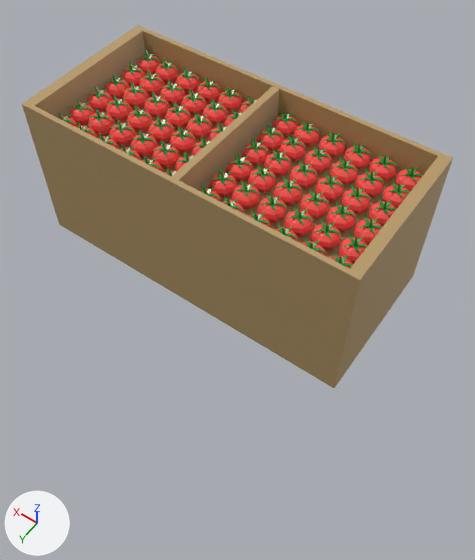
The glTF model public/assets/tomato_box/tomato_box.gltf, before and after one commit.
Both versions are drawn from a 50 mm camera at (-7.2, 4.77, 14.14) aimed at (-0.87, -4.08, 0.22). The axes (+X, +Y, +Z) are drawn at lower left. The lights are the same throughout. Where no turn or scale is listed for an object, it has been applied to the vertices. Vertices at the same position are counted once.

Script lines for the objects in view, before the commit:
```python
me_cube_001 = bpy.data.meshes.new('Cube.001')
me_cube_001.from_pydata(...)  # 24 vertices, 40 faces; spans x -4.62..4.6, y -2.11..2.12, z -3.67..0.56
me_cube_001.materials.append(mat_material_001)  # brown #b99b6a
me_mesh_001 = bpy.data.meshes.new('Mesh.001')
me_mesh_001.from_pydata(...)  # 5004 vertices, 8532 faces; spans x -3.77..0.34, y -0.34..3.57, z 0.0..0.75
me_mesh_001.materials.append(mat_material_002)  # picture img_textures
me_mesh_121 = bpy.data.meshes.new('Mesh.121')
me_mesh_121.from_pydata(...)  # 5004 vertices, 8532 faces; spans x -0.444..0.041, y -0.04..0.421, z 0.0..0.089
me_mesh_121.materials.append(mat_material_002)  # picture img_textures
ob_cube_001 = bpy.data.objects.new('Cube.001', me_cube_001)
ob_cube_001.location = (0.02, -4.98, 3.71)
ob_tomato_001_001 = bpy.data.objects.new('tomato_001.001', me_mesh_001)
ob_tomato_001_001.location = (-0.5, -6.65, 3.28)
ob_tomato_001_035 = bpy.data.objects.new('tomato_001.035', me_mesh_121)
ob_tomato_001_035.location = (3.93, -6.65, 3.28)
ob_tomato_001_035.scale = (8.5, 8.5, 8.5)
```
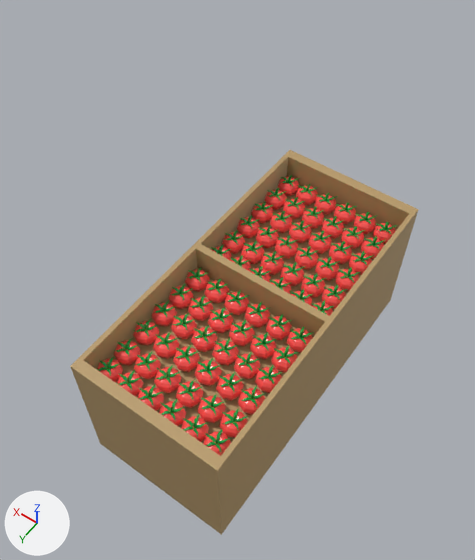
Boxes (x1, y1, x2, y2) around the edits, measured in the pictures (475 x 560 px):
'tomato_001.035', reshaped, moved, turned
    before: (57, 50, 258, 176)
    after: (70, 150, 418, 535)
'Cube.001', deleted (brown)
    before: (22, 25, 453, 388)
'tomato_001.001', deleted
    before: (199, 110, 423, 268)
part 1 of me_mesh_121, added
    after: (211, 246, 232, 260)
part 2 of me_mesh_121, added
    after: (373, 223, 396, 244)
part 3 of me_mesh_121, added
    after: (354, 213, 376, 234)
part 4 of me_mesh_121, added
    after: (334, 204, 356, 224)
part 5 of me_mesh_121, added (brown)
    after: (70, 150, 418, 535)

What changed in the scene script:
```text
Change me_mesh_121:
    used by ob_tomato_001_035; location = (3.93, -6.65, 3.28); scale = (8.5, 8.5, 8.5)
    remove me_mesh_121.from_pydata(...)  # 5004 vertices, 8532 faces; spans x -0.444..0.041, y -0.04..0.421, z 0.0..0.089
    add me_mesh_121.from_pydata(...)  # 10032 vertices, 17104 faces; spans x -1.004..0.08, y -0.052..0.446, z -0.381..0.117
    me_mesh_121 part 1: the loose piece of 53 vertices spanning x -0.443..-0.364, y -0.039..0.039, z 0.0..0.055 is copied, and the copy is moved by (-0.117, 0.0, 0.0); it spans x -0.56..-0.481, y -0.039..0.039, z 0.0..0.055
    me_mesh_121 part 2: the loose piece of 53 vertices spanning x -0.443..-0.364, y 0.342..0.421, z 0.0..0.055 is copied, and the copy is moved by (-0.521, 0.0, 0.0); it spans x -0.964..-0.885, y 0.342..0.421, z 0.0..0.055
    me_mesh_121 part 3: the loose piece of 53 vertices spanning x -0.443..-0.364, y 0.268..0.346, z 0.0..0.055 is copied, and the copy is moved by (-0.521, 0.0, 0.0); it spans x -0.964..-0.885, y 0.268..0.346, z 0.0..0.055
    me_mesh_121 part 4: the loose piece of 53 vertices spanning x -0.443..-0.364, y 0.191..0.269, z 0.0..0.055 is copied, and the copy is moved by (-0.521, 0.0, 0.0); it spans x -0.964..-0.885, y 0.191..0.269, z 0.0..0.055
    me_mesh_121 part 5: 4444 vertices added at x -1.004..0.08, y -0.052..0.446, z -0.381..0.117
    add me_mesh_121.materials.append(mat_material_001)  # brown #b99b6a
Change ob_tomato_001_035:
    ob_tomato_001_035.location: (3.93, -6.65, 3.28) -> (0.0, 0.0, 0.0)
    ob_tomato_001_035.rotation_euler: (0.0, 0.0, 0.0) -> (0.0, 0.0, 1.564)  # degrees (0, 0, 0) -> degrees (0, 0, 90)
Remove ob_cube_001:
    ob_cube_001 = bpy.data.objects.new('Cube.001', me_cube_001)
    ob_cube_001.location = (0.02, -4.98, 3.71)
Remove ob_tomato_001_001:
    ob_tomato_001_001 = bpy.data.objects.new('tomato_001.001', me_mesh_001)
    ob_tomato_001_001.location = (-0.5, -6.65, 3.28)
```
